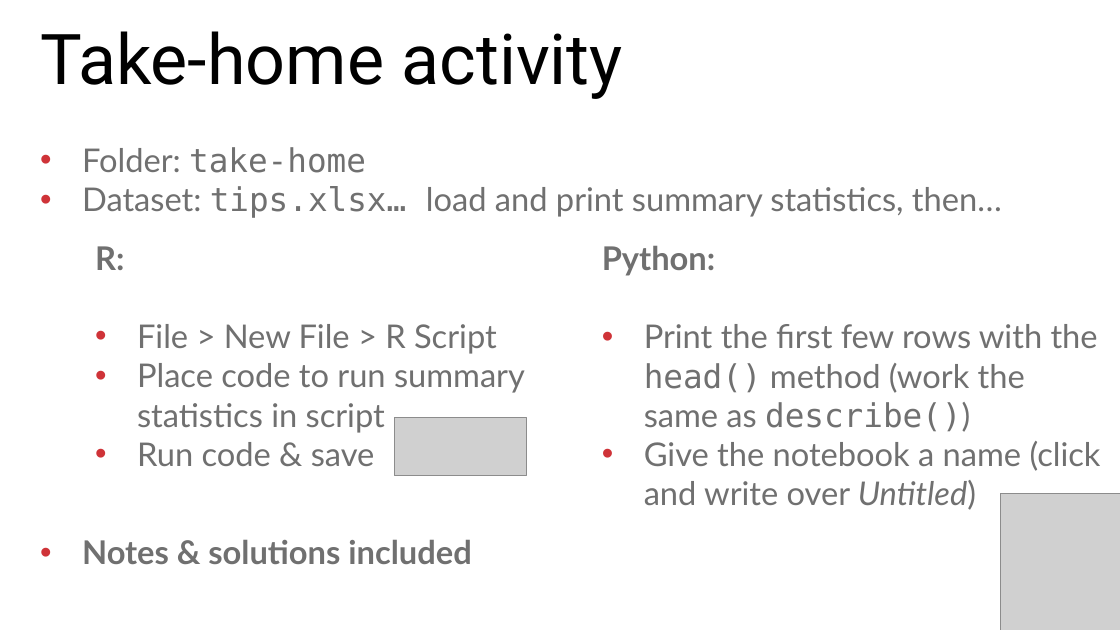
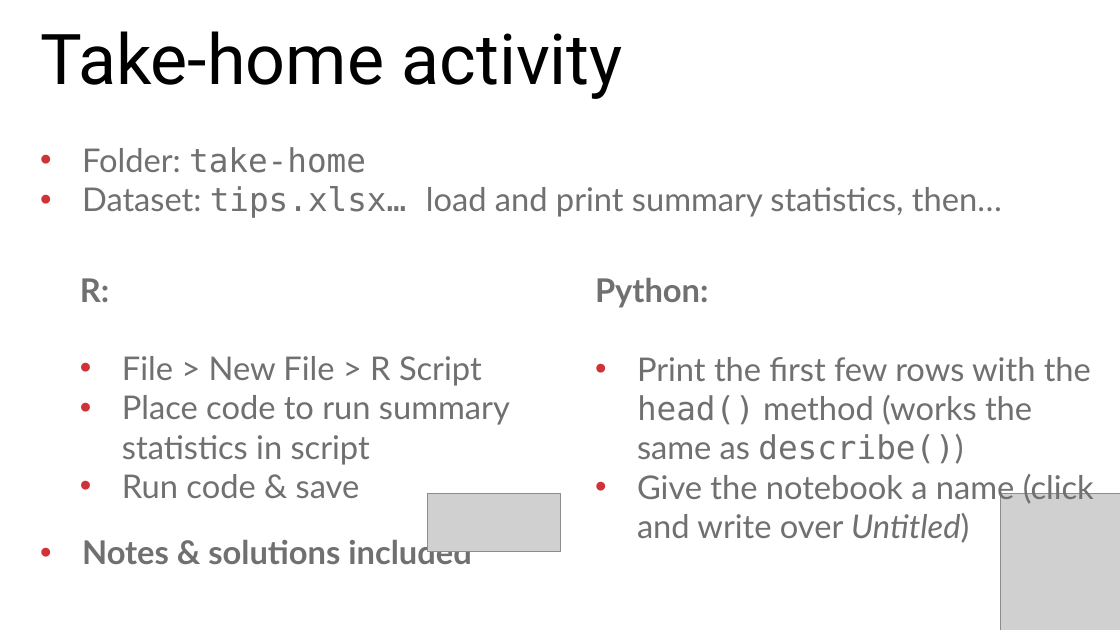
Before and after one commit to stringfestdata/aina-getting-started, a slide deck: slide 8 of aina-getting-started.pptx. Drawn at 1120x630 pixels with LibreOffice and Linux fonts; fonts in the diff are those of the drawing; grey boxes stand for pictures. Boxes give left, top, right and bottom in pixels: in the first picture for what was removed or moved away, otherwise in the second. Text is boxed around its words. In the diff, an @@ line names an element or a change of style, - is before the commit and + after.

```diff
--- a/aina-getting-started.pptx
+++ b/aina-getting-started.pptx
@@ text "R:": place and size @@
-text "R:" at bbox=[95, 246, 525, 466]
+text "R:" at bbox=[80, 278, 510, 498]
@@ text "Python:": place and size @@
-text "Python:" at bbox=[602, 246, 1101, 510]
+text "Python:" at bbox=[595, 278, 1094, 543]
@@ text at bbox=[637, 357, 1091, 464]: text changed @@
-• Print the first few rows with the head() method (work the same as describe())
+• Print the first few rows with the head() method (works the same as describe())
@@ picture: place and size @@
-picture at bbox=[394, 418, 527, 476]
+picture at bbox=[428, 493, 560, 552]
```
Also in this commit, not shown: 6 other files.
